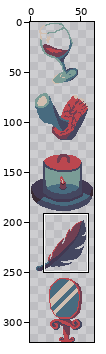
One commit to this pixel-art file: src/assets/art/package_details.aseprite. The picture above shows the old version from afar; the outline marks the close-up.
Close-up. Earlier state:
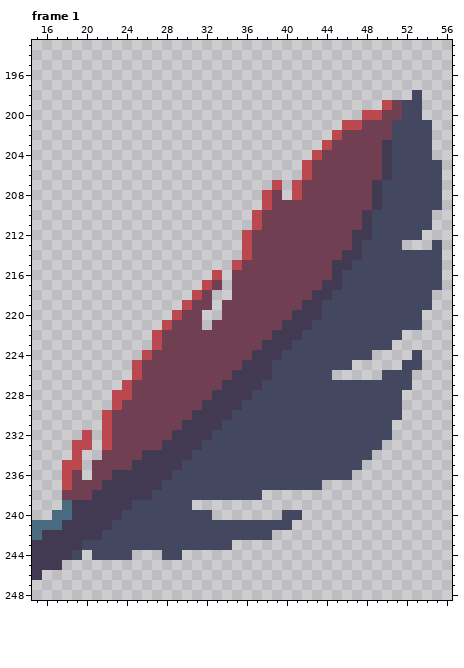
64x320 pixels, 4 frames. Shown: frame 1: x 15..56, y 193..248. The commit also changed other frames or places, which this record leaves out.
After the commit:
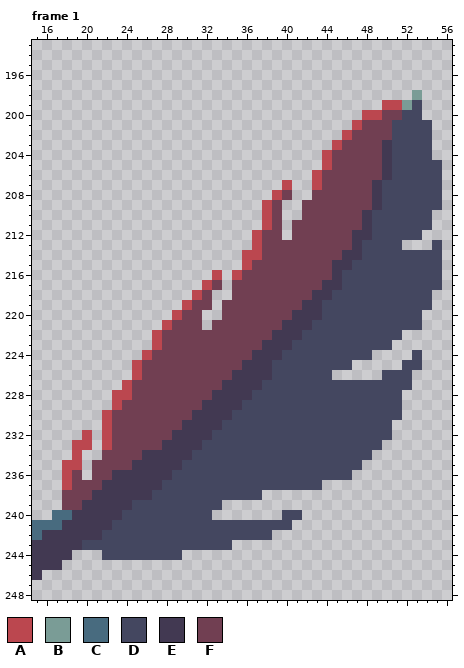
Palette (. is transparent): A #bb474f  B #7a9c96  C #486b7f  D #444760  E #423952  F #713f52
Log entry: feather animation
Changes in this commit:
--- frame 1
@@ x 33..55 @@
 197 .......................
-198 ....................D..
-199 .................AFDD..
+198 ....................B..
+199 .................AABD..
 200 ...............AAFFDD..
-201 .............AAFFFDDDD.
-202 ............AFFFFFDDDD.
-203 ...........AFFFFFEDDDD.
-204 ..........AFFFFFFEDDDD.
-205 .........AFFFFFFFEDDDDD
-206 .........AFFFFFFFEDDDDD
-207 ......A.AFFFFFFFEDDDDDD
-208 .....AF.AFFFFFFFEDDDDDD
-209 .....AFFFFFFFFFFEDDDDDD
-210 ....AFFFFFFFFFFEDDDDDD.
-211 ....AFFFFFFFFFFEDDDDDD.
-212 ...AFFFFFFFFFFEEDDDDD..
-213 ...AFFFFFFFFFFEDDDD...D
-214 ...AFFFFFFFFFEEDDDDDDDD
-215 ..AFFFFFFFFFEEDDDDDDDDD
-216 A.FFFFFFFFFFEDDDDDDDDDD
+201 ..............AFFFDDDD.
+202 .............AFFFFDDDD.
+203 ............AFFFFEDDDD.
+204 ...........AFFFFFEDDDD.
+205 ...........AFFFFFEDDDDD
+206 ..........AFFFFFFEDDDDD
+207 .......A..AFFFFFEDDDDDD
+208 ......AF..FFFFFFEDDDDDD
+209 .....AF..FFFFFFFEDDDDDD
+210 .....AF..FFFFFFEDDDDDD.
+211 .....AF.FFFFFFFEDDDDDD.
+212 ....AFF.FFFFFFEEDDDDD..
+213 ....AFFFFFFFFFEDDDD...D
+214 ...AAFFFFFFFFEEDDDDDDDD
+215 ...AFFFFFFFFEEDDDDDDDDD
+216 A.AFFFFFFFFFEDDDDDDDDDD
 217 F.FFFFFFFFFEEDDDDDDDDDD
@@ x 16..35 @@
 238 ..FFFEEEEEEDDDDDDDDD
-239 ..CEEEEEEDDDDDD.....
+239 ..FFEEEEEDDDDDDDDD..
 240 .CCEEEEEDDDDDDDDD...
@@ x 17..29 @@
 243 EEEDDDDDDDDDD
-244 EED.DDDD...DD
+244 EE...DDDDDDDD
 245 E............
Boxes around the changes in both close-ups, in picture pixels (x1, y1, x2, y2):
changed: (392, 90, 422, 110)
changed: (232, 120, 352, 280)
changed: (62, 500, 82, 510)
added: (192, 500, 222, 510)
changed: (72, 550, 162, 560)
